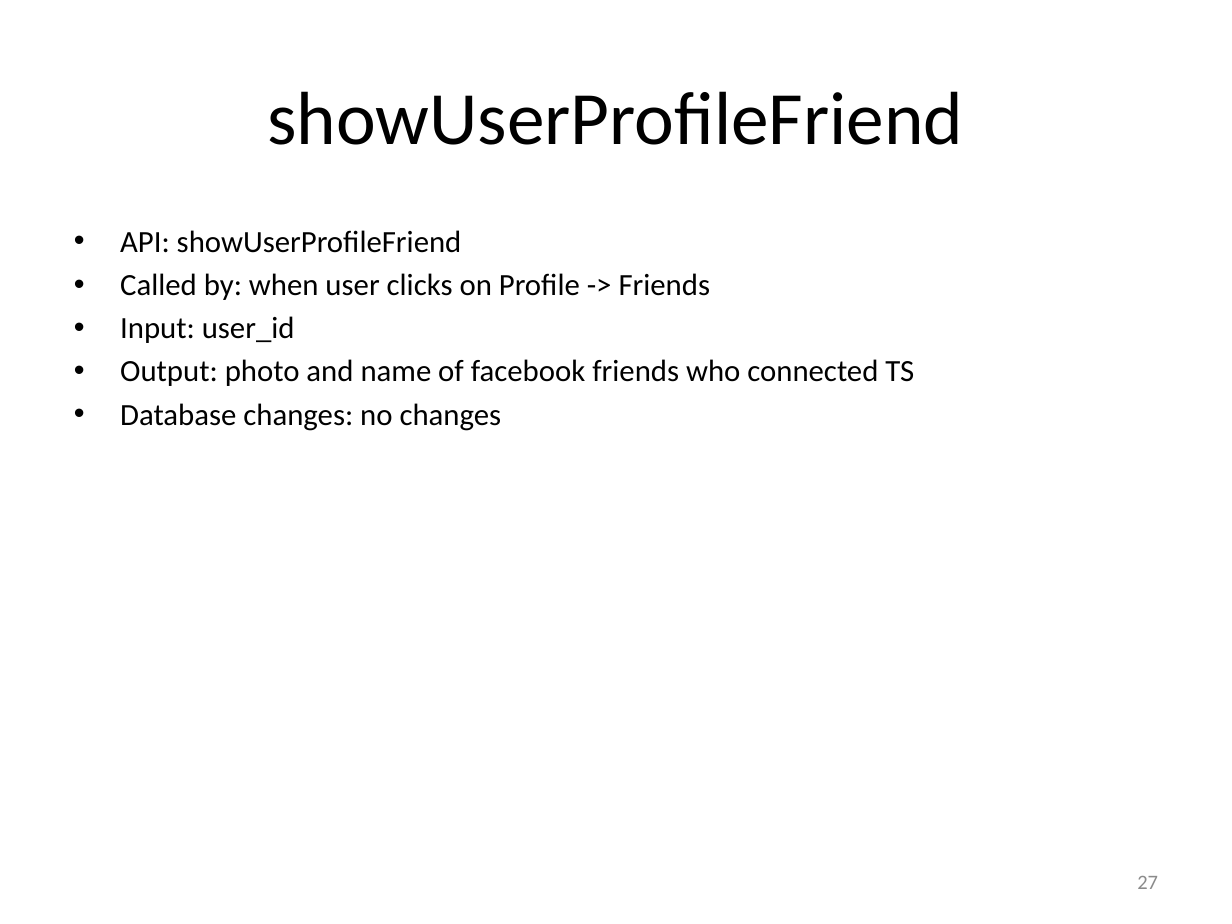
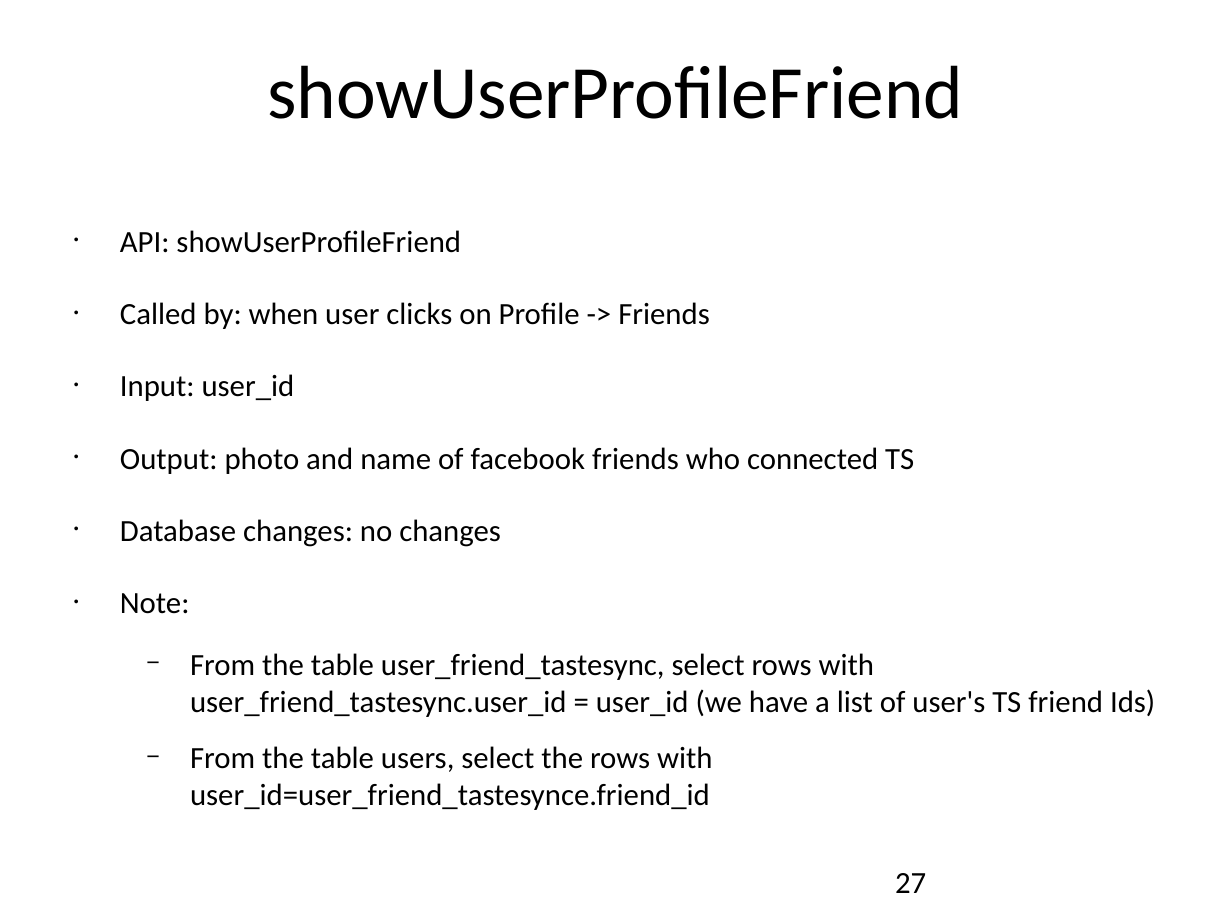
Before and after one commit to catalonia/mob, a slide deck: slide 27 of ws/WS Design Docs/API_Listing.pptx. Drawn at 1232x924 pixels with LibreOffice and Linux fonts; fonts in the diff are those of the drawing. Boxes give left, top, right and bottom in pixels: in the first picture for what was removed or moved away, otherwise in the second. Text is boxed around its words. In the diff, an @@ line names an element or a change of style, - is before the commit and + after.

Commit message:
Show friend
submitMyProfileAboutMe+ showUserProfileFriend + showProfileFollower+
showProfileFollowing, update plan, update API_Listing and add new
function to Document Webservice.

```diff
--- a/ws/WS Design Docs/API_Listing.pptx
+++ b/ws/WS Design Docs/API_Listing.pptx
@@ title "showUserProfileFriend" at [267,65,963,119]: vertical alignment middle to top @@
@@ text at [120,230,914,547]: indent changed; more space between paragraphs @@
@@ text at [120,593,1155,810]: paragraphs added @@
+• Note:
+  − From the table user_friend_tastesync, select rows with user_friend_tastesync.user_id = user_id (we have a list of user's TS friend Ids)
+  − From the table users, select the rows with user_id=user_friend_tastesynce.friend_id
@@ page number at [895,873,926,893]: size 12 to 18 pt, text colour #8C8C8C to #000000; alignment right to left; vertical alignment middle to top @@
```
Also in this commit, not shown: 38 other slides changed, 2 slides added, 20 other files.
